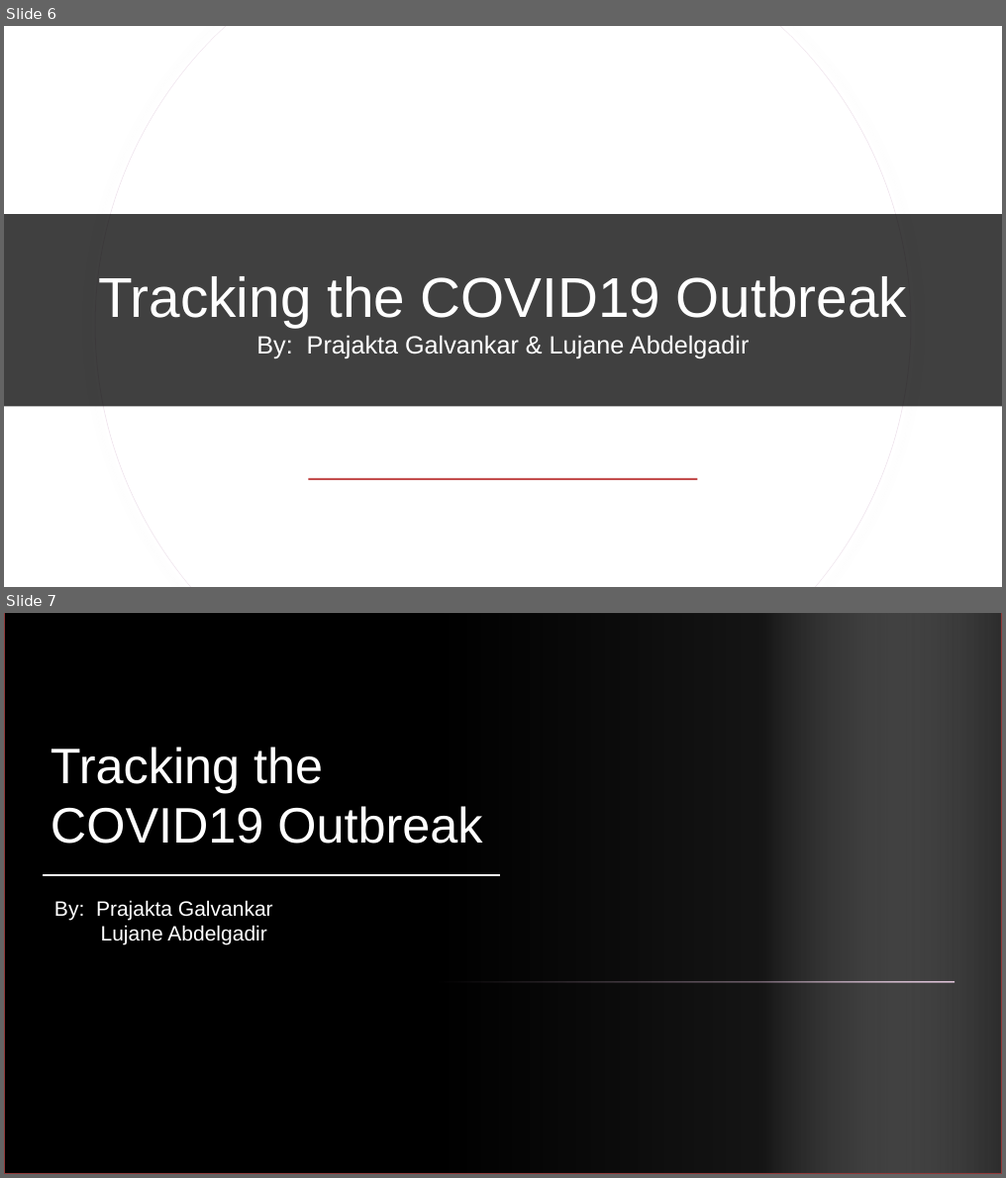
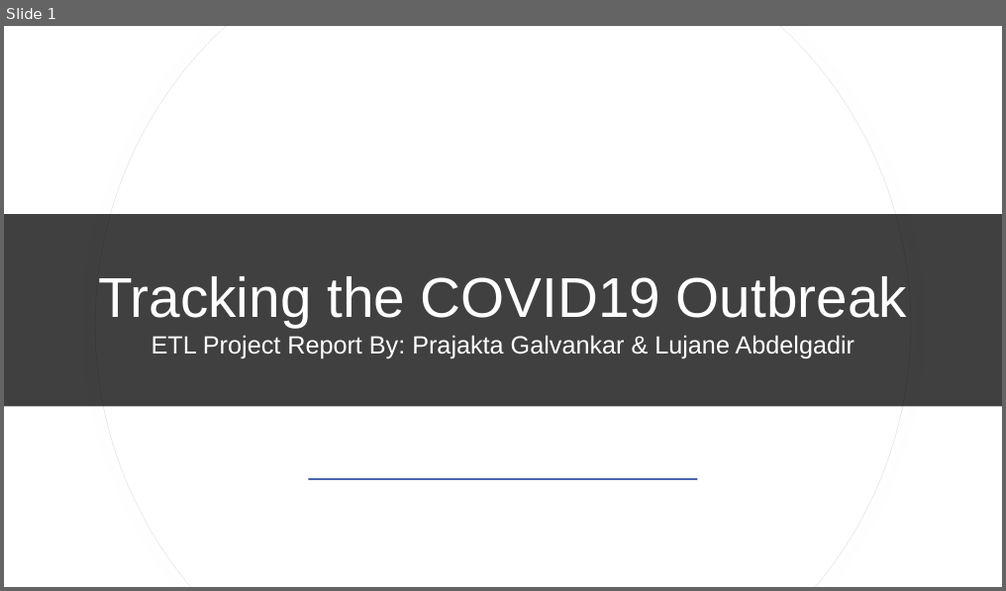
Before and after one commit to lujane-92/Project-2, a slide deck: ETL Project - Draft report.pptx. Shown one above the other, each under a label of ours: slides 6 and 7 before the commit, slide 1 after it. The pictures are 1006x1178 and 1006x591 pixels, drawn with LibreOffice and Linux fonts; fonts in the diff are those of the drawing; background and template pictures are left out; a plain dark background stands for a picture behind light text. Boxes give left, top, right and bottom in pixels: in the first picture for what was removed or moved away, otherwise in the second. Text is boxed around its words. In the diff, an @@ line names an element or a change of style, - is before the commit and + after.

Commit message:
updated report

```diff
--- a/ETL Project - Draft report.pptx
+++ b/ETL Project - Draft report.pptx
@@ slide 7 removed at [4,613,1002,1174], background picture (left out) @@
@@ rectangle removed at [4,613,1002,1174] @@
@@ rectangle removed at [52,664,109,676] @@
@@ text removed at [51,747,482,844] @@
-Tracking the COVID19 Outbreak
@@ line removed from (43, 875) to (500, 875) @@
@@ text removed at [54,900,273,946] @@
-By: Prajakta Galvankar
-Lujane Abdelgadir
@@ rectangle removed at [52,981,954,983] @@
@@ what was slide 6 is now slide 1 @@
@@ slide 1 changed as well @@
@@ freeform shape at [95,26,912,587]: outline #F0E5EE 0.75 pt to #E4E5F3 0.75 pt @@
@@ text in rectangle at [152,335,854,360]: text changed @@
-By: Prajakta Galvankar & Lujane Abdelgadir
+ETL Project Report By: Prajakta Galvankar & Lujane Abdelgadir
@@ rectangle at [309,478,698,480]: fill #C34D4D to #4A66AC @@
```
Also in this commit, not shown: 5 other slides changed, 13 slides added, 5 other slides removed.
